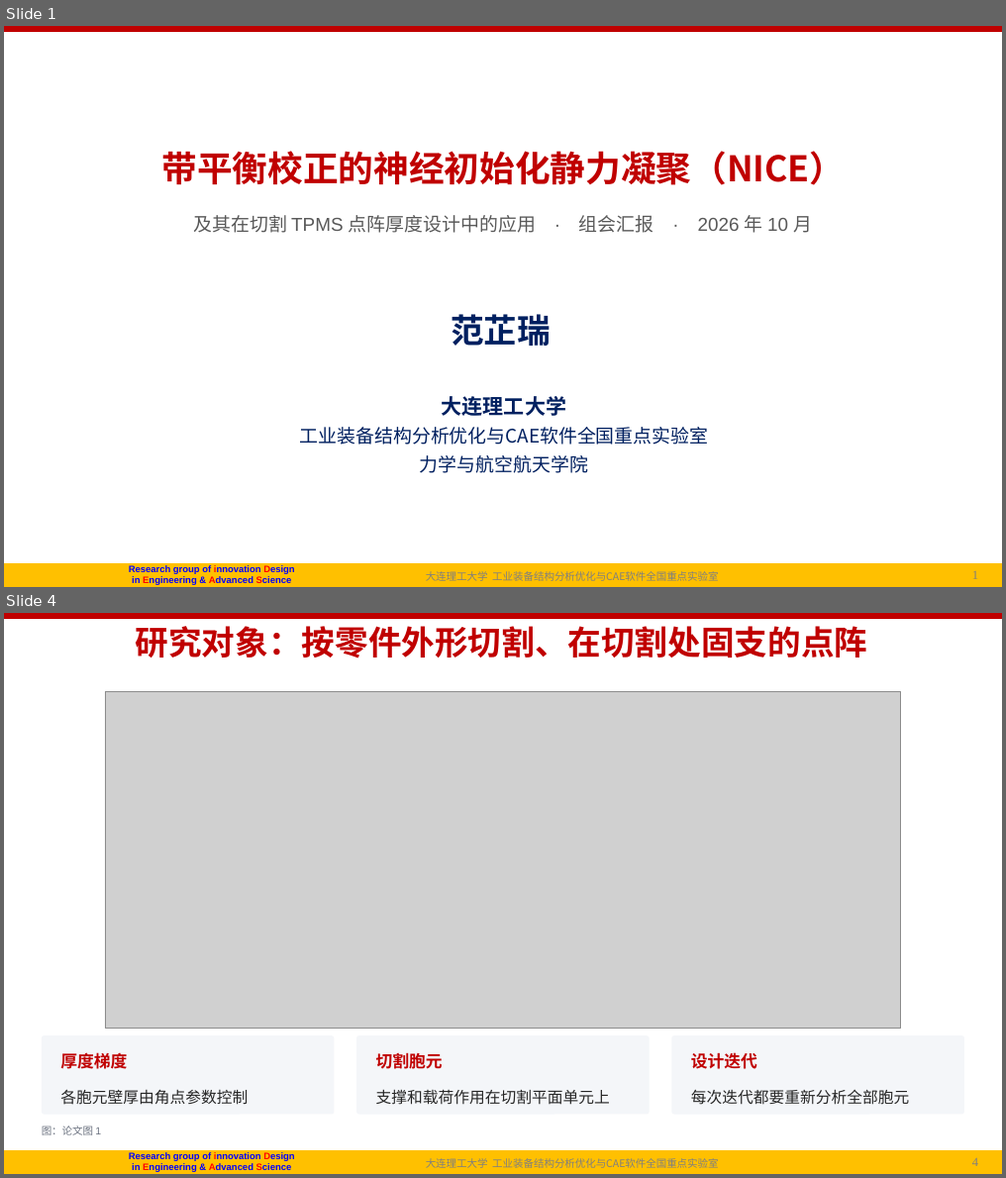
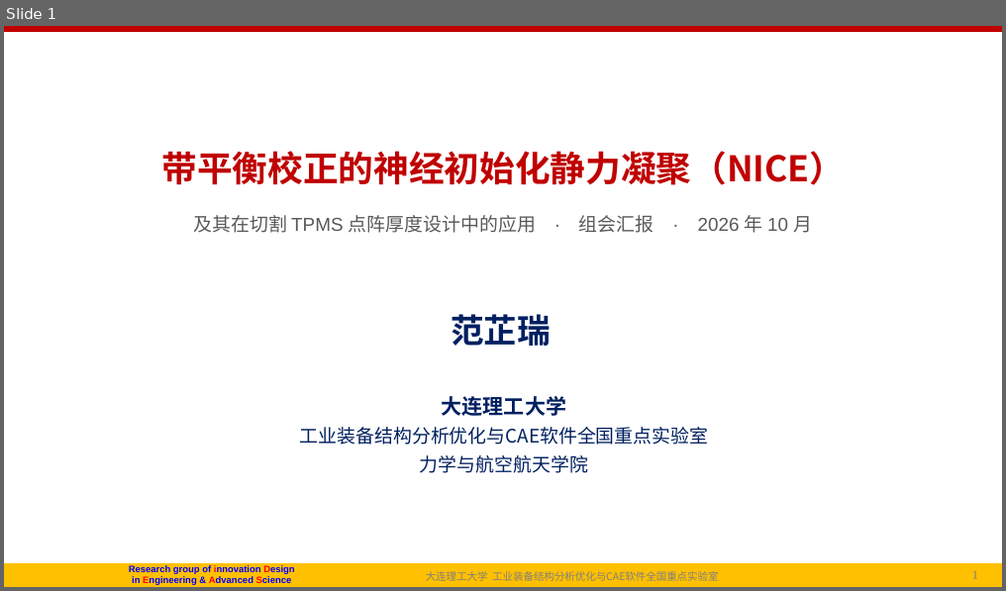
Before and after one commit to fanzhirui1004-source/curly-octo-goggles, a slide deck: docs/followup/talk/P1_NICE_组会汇报_20261014.pptx. Shown one above the other, each under a label of ours: slides 1 and 4 before the commit, slide 1 after it; the slides between them are not shown. The pictures are 1006x1178 and 1006x591 pixels, drawn with LibreOffice and Linux fonts; fonts in the diff are those of the drawing; grey boxes stand for pictures; background and template pictures are left out. Boxes give left, top, right and bottom in pixels: in the first picture for what was removed or moved away, otherwise in the second. Text is boxed around its words. In the diff, an @@ line names an element or a change of style, - is before the commit and + after.

```diff
--- a/docs/followup/talk/P1_NICE_组会汇报_20261014.pptx
+++ b/docs/followup/talk/P1_NICE_组会汇报_20261014.pptx
@@ slide 4 removed at [4,613,1002,1174], background #FFFFFF; not listed: 6 template elements that a slide beside it also shows @@
@@ title removed at [136,626,867,659] @@
-研究对象：按零件外形切割、在切割处固支的点阵
@@ picture removed at [105,691,901,1029] @@
@@ rounded rectangle removed at [42,1036,334,1115] @@
@@ text removed at [60,1051,127,1072] @@
-厚度梯度
@@ rounded rectangle removed at [356,1036,649,1115] @@
@@ text removed at [376,1054,443,1069] @@
-切割胞元
@@ rounded rectangle removed at [672,1036,964,1115] @@
@@ text removed at [691,1053,757,1069] @@
-设计迭代
@@ text removed at [60,1089,248,1105] @@
-各胞元壁厚由角点参数控制
@@ text removed at [376,1089,610,1105] @@
-支撑和载荷作用在切割平面单元上
@@ text removed at [691,1089,909,1105] @@
-每次迭代都要重新分析全部胞元
@@ text removed at [42,1126,101,1136] @@
-图：论文图 1
```
Also in this commit, not shown: 9 slides changed, 4 slides added, 20 other slides removed, 1 other file.
